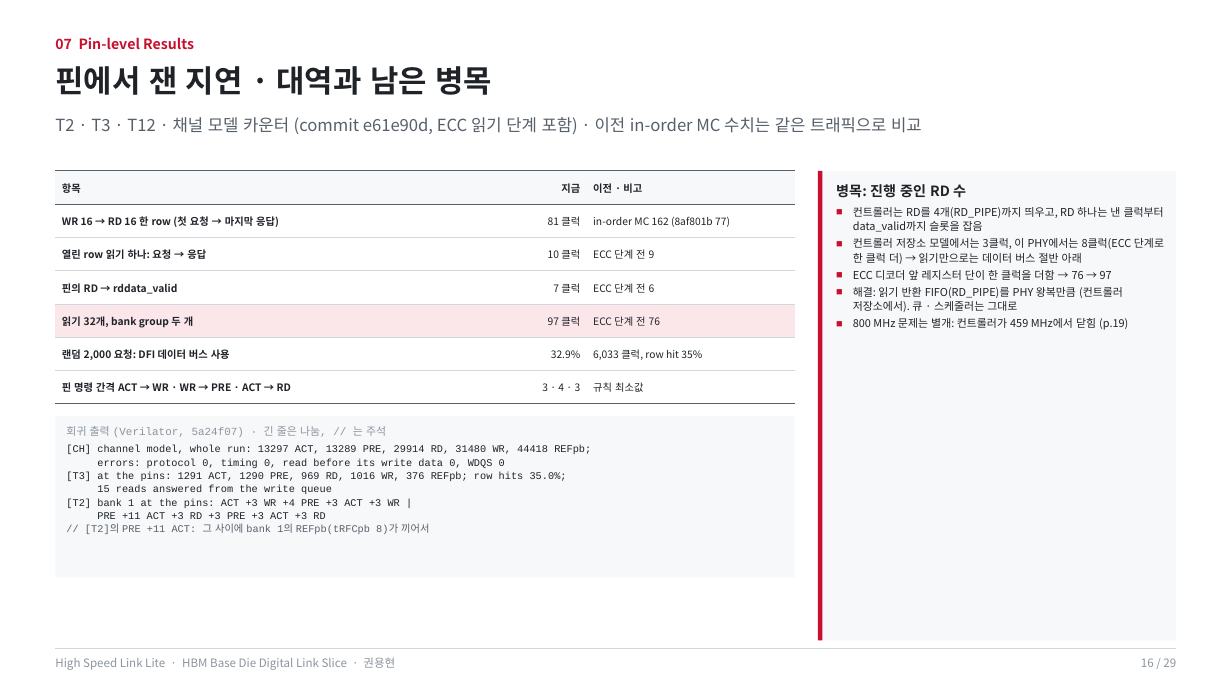
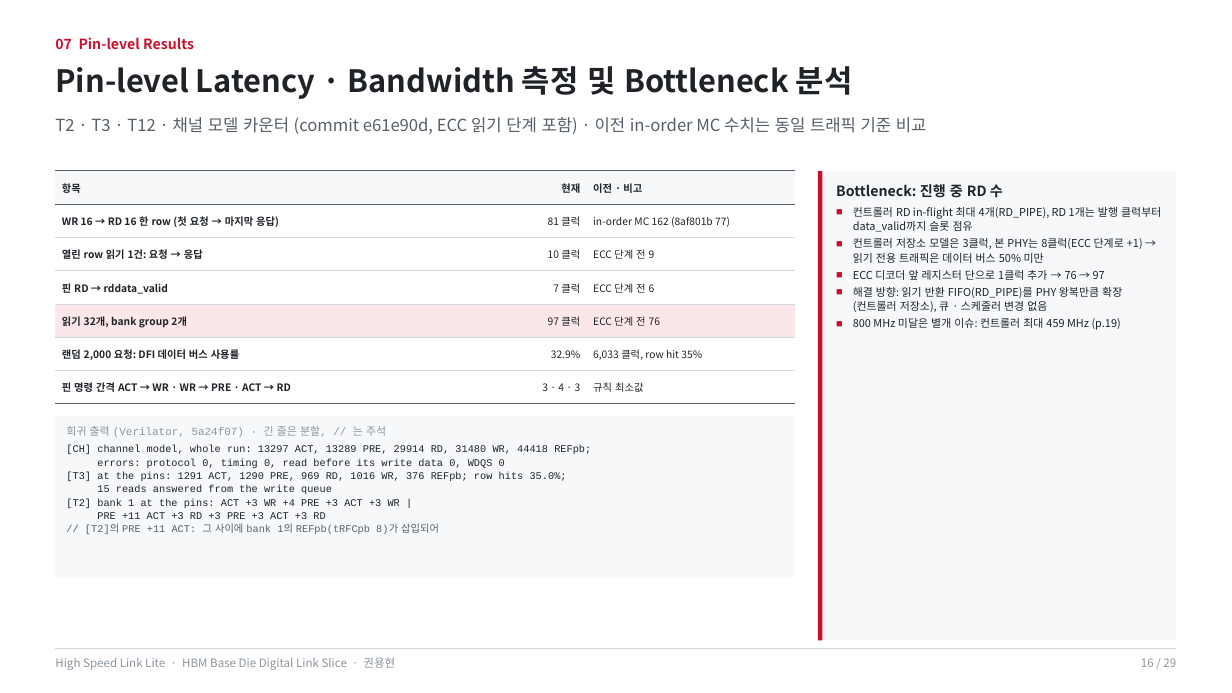
Before and after one commit to yhkwon-git/High_Speed_Link_Lite, a slide deck: slide 16 of portfolio-deck/HighSpeedLinkLite_Portfolio.pptx. Drawn at 1232x693 pixels with LibreOffice and Linux fonts; fonts in the diff are those of the drawing. Boxes give left, top, right and bottom in pixels: in the first picture for what was removed or moved away, otherwise in the second. Text is boxed around its words. In the diff, an @@ line names an element or a change of style, - is before the commit and + after.

```diff
--- a/portfolio-deck/HighSpeedLinkLite_Portfolio.pptx
+++ b/portfolio-deck/HighSpeedLinkLite_Portfolio.pptx
@@ text at box(55, 66, 853, 99): text changed @@
-핀에서 잰 지연 · 대역과 남은 병목
+Pin-level Latency · Bandwidth 측정 및 Bottleneck 분석
@@ text at box(55, 117, 927, 134): text changed @@
-T2 · T3 · T12 · 채널 모델 카운터 (commit e61e90d, ECC 읽기 단계 포함) · 이전 in-order MC 수치는 같은 트래픽으로 비교
+T2 · T3 · T12 · 채널 모델 카운터 (commit e61e90d, ECC 읽기 단계 포함) · 이전 in-order MC 수치는 동일 트래픽 기준 비교
@@ table at box(55, 171, 795, 404) @@
-row 1, column 2: 지금
+row 1, column 2: 현재
-row 3, column 1: 열린 row 읽기 하나: 요청 → 응답
+row 3, column 1: 열린 row 읽기 1건: 요청 → 응답
-row 4, column 1: 핀의 RD → rddata_valid
+row 4, column 1: 핀 RD → rddata_valid
-row 5, column 1: 읽기 32개, bank group 두 개
+row 5, column 1: 읽기 32개, bank group 2개
-row 6, column 1: 랜덤 2,000 요청: DFI 데이터 버스 사용
+row 6, column 1: 랜덤 2,000 요청: DFI 데이터 버스 사용률
@@ text at box(836, 184, 1161, 330): text changed @@
-병목: 진행 중인 RD 수
-■ 컨트롤러는 RD를 4개(RD_PIPE)까지 띄우고, RD 하나는 낸 클럭부터 data_valid까지 슬롯을 잡음
-■ 컨트롤러 저장소 모델에서는 3클럭, 이 PHY에서는 8클럭(ECC 단계로 한 클럭 더) → 읽기만으로는 데이터 버스 절반 아래
-■ ECC 디코더 앞 레지스터 단이 한 클럭을 더함 → 76 → 97
-■ 해결: 읽기 반환 FIFO(RD_PIPE)를 PHY 왕복만큼 (컨트롤러 저장소에서). 큐 · 스케줄러는 그대로
-■ 800 MHz 문제는 별개: 컨트롤러가 459 MHz에서 닫힘 (p.19)
+Bottleneck: 진행 중 RD 수
+■ 컨트롤러 RD in-flight 최대 4개(RD_PIPE), RD 1개는 발행 클럭부터 data_valid까지 슬롯 점유
+■ 컨트롤러 저장소 모델은 3클럭, 본 PHY는 8클럭(ECC 단계로 +1) → 읽기 전용 트래픽은 데이터 버스 50% 미만
+■ ECC 디코더 앞 레지스터 단으로 1클럭 추가 → 76 → 97
+■ 해결 방향: 읽기 반환 FIFO(RD_PIPE)를 PHY 왕복만큼 확장 (컨트롤러 저장소), 큐 · 스케줄러 변경 없음
+■ 800 MHz 미달은 별개 이슈: 컨트롤러 최대 459 MHz (p.19)
@@ text at box(66, 426, 386, 437): text changed @@
-회귀 출력 (Verilator, 5a24f07) · 긴 줄은 나눔, // 는 주석
+회귀 출력 (Verilator, 5a24f07) · 긴 줄은 분할, // 는 주석
@@ text at box(85, 523, 439, 534): text changed @@
-// [T2]의 PRE +11 ACT: 그 사이에 bank 1의 REFpb(tRFCpb 8)가 끼어서
+// [T2]의 PRE +11 ACT: 그 사이에 bank 1의 REFpb(tRFCpb 8)가 삽입되어
```
Also in this commit, not shown: 26 other slides changed, 1 other file.
